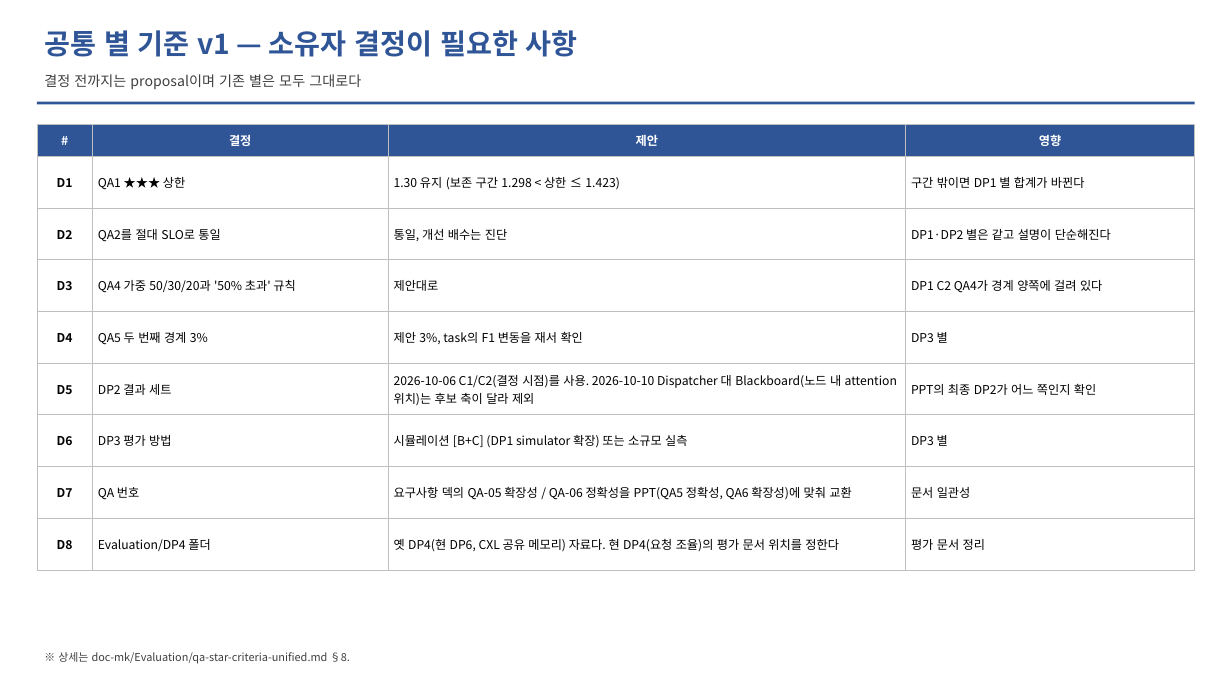
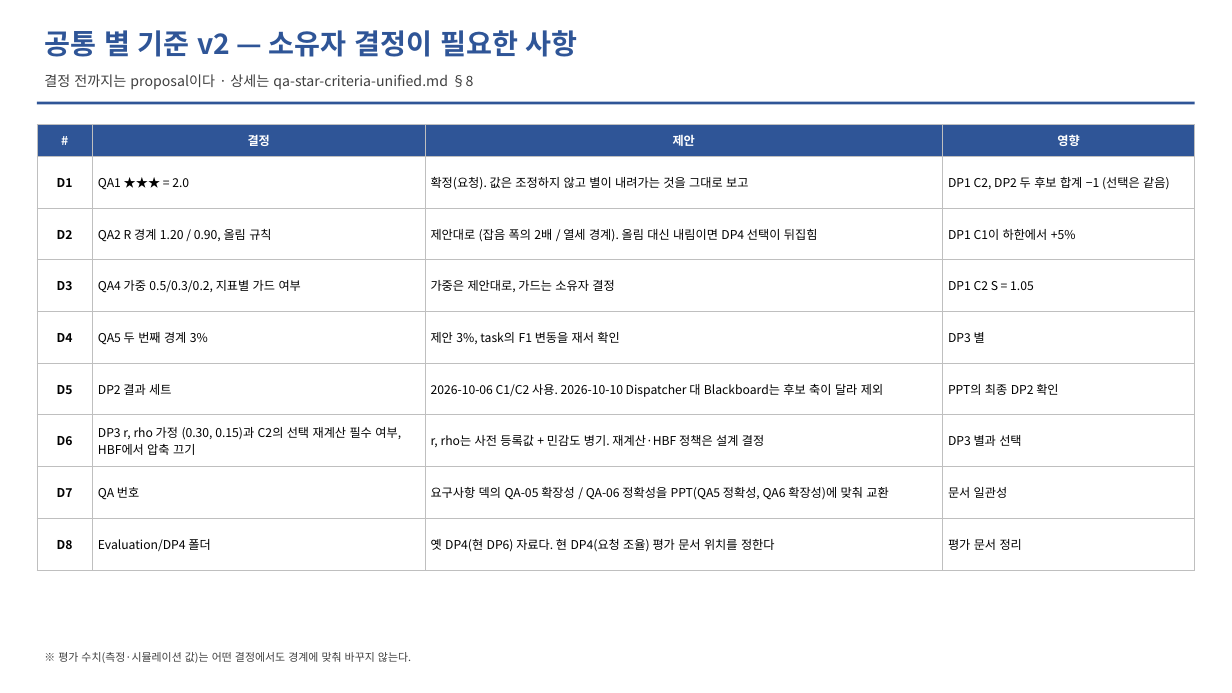
Before and after one commit to mkim0628/vllm, a slide deck: slide 22 of doc-mk/DP-overview-qa-unified.pptx. Drawn at 1232x693 pixels with LibreOffice and Linux fonts; fonts in the diff are those of the drawing. Boxes give left, top, right and bottom in pixels: in the first picture for what was removed or moved away, otherwise in the second. Text is boxed around its words. In the diff, an @@ line names an element or a change of style, - is before the commit and + after.

```diff
--- a/doc-mk/DP-overview-qa-unified.pptx
+++ b/doc-mk/DP-overview-qa-unified.pptx
@@ text at box(44, 30, 578, 57): text changed @@
-공통 별 기준 v1 — 소유자 결정이 필요한 사항
+공통 별 기준 v2 — 소유자 결정이 필요한 사항
@@ text at box(44, 74, 474, 89): text changed @@
-결정 전까지는 proposal이며 기존 별은 모두 그대로다
+결정 전까지는 proposal이다 · 상세는 qa-star-criteria-unified.md §8
@@ table at box(37, 125, 1195, 570) @@
-row 2: D1 | QA1 ★★★ 상한 | 1.30 유지 (보존 구간 1.298 < 상한 ≤ 1.423) | 구간 밖이면 DP1 별 합계가 바뀐다
+row 2: D1 | QA1 ★★★ = 2.0 | 확정(요청). 값은 조정하지 않고 별이 내려가는 것을 그대로 보고 | DP1 C2, DP2 두 후보 합계 −1 (선택은 같음)
-row 3: D2 | QA2를 절대 SLO로 통일 | 통일, 개선 배수는 진단 | DP1·DP2 별은 같고 설명이 단순해진다
+row 3: D2 | QA2 R 경계 1.20 / 0.90, 올림 규칙 | 제안대로 (잡음 폭의 2배 / 열세 경계). 올림 대신 내림이면 DP4 선택이 뒤집힘 | DP1 C1이 하한에서 +5%
-row 4: D3 | QA4 가중 50/30/20과 '50% 초과' 규칙 | 제안대로 | DP1 C2 QA4가 경계 양쪽에 걸려 있다
+row 4: D3 | QA4 가중 0.5/0.3/0.2, 지표별 가드 여부 | 가중은 제안대로, 가드는 소유자 결정 | DP1 C2 S = 1.05
-row 6, column 3: 2026-10-06 C1/C2(결정 시점)를 사용. 2026-10-10 Dispatcher 대 Blackboard(노드 내 attention 위치)는 후보 축이 달라 제외
+row 6, column 3: 2026-10-06 C1/C2 사용. 2026-10-10 Dispatcher 대 Blackboard는 후보 축이 달라 제외
-row 6, column 4: PPT의 최종 DP2가 어느 쪽인지 확인
+row 6, column 4: PPT의 최종 DP2 확인
-row 7: D6 | DP3 평가 방법 | 시뮬레이션 [B+C] (DP1 simulator 확장) 또는 소규모 실측 | DP3 별
+row 7: D6 | DP3 r, rho 가정 (0.30, 0.15)과 C2의 선택 재계산 필수 여부, HBF에서 압축 끄기 | r, rho는 사전 등록값 + 민감도 병기. 재계산·HBF 정책은 설계 결정 | DP3 별과 선택
-row 9, column 3: 옛 DP4(현 DP6, CXL 공유 메모리) 자료다. 현 DP4(요청 조율)의 평가 문서 위치를 정한다
+row 9, column 3: 옛 DP4(현 DP6) 자료다. 현 DP4(요청 조율) 평가 문서 위치를 정한다
@@ text at box(58, 652, 411, 663): text changed @@
-※ 상세는 doc-mk/Evaluation/qa-star-criteria-unified.md §8.
+※ 평가 수치(측정·시뮬레이션 값)는 어떤 결정에서도 경계에 맞춰 바꾸지 않는다.
```
Also in this commit, not shown: 23 other slides changed, 8 slides added, 8 other files.
